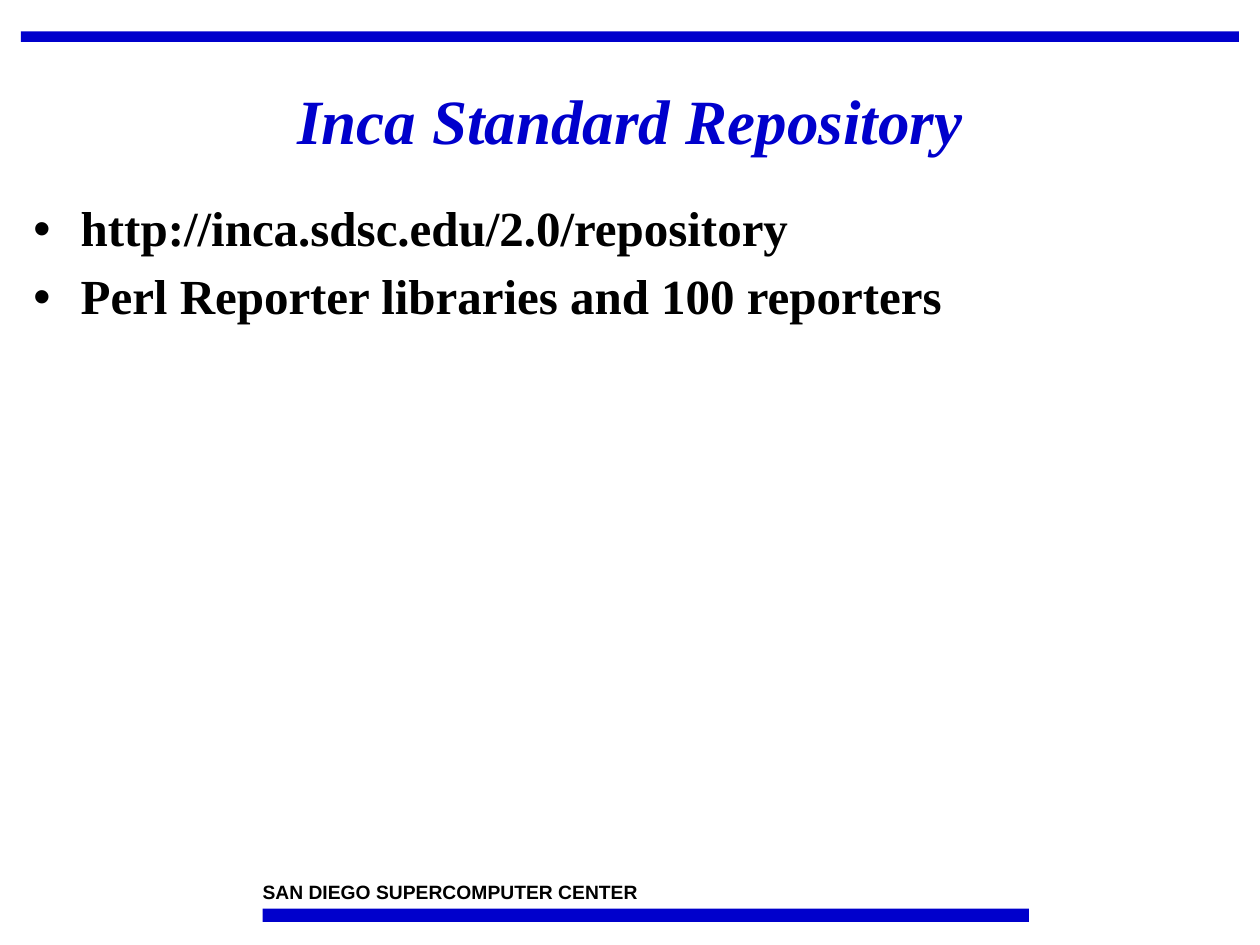
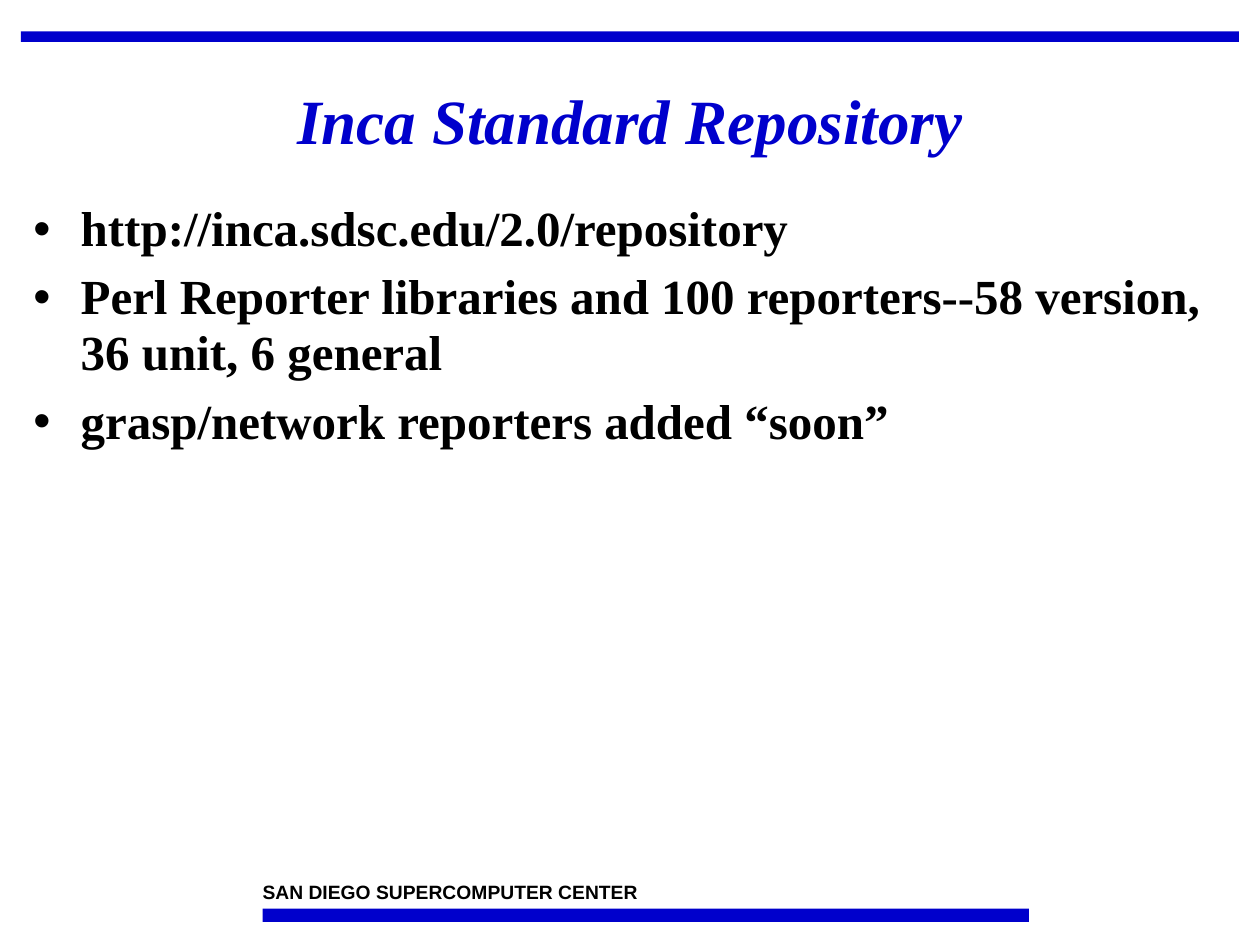
Before and after one commit to IncaProject/inca-xsede, a slide deck: slide 27 of talks/feb-06-workshop/incaReporters.ppt. Drawn at 1260x945 pixels with LibreOffice and Linux fonts; fonts in the diff are those of the drawing; background and template pictures are left out. Boxes give left, top, right and bottom in pixels: in the first picture for what was removed or moved away, otherwise in the second. Text is boxed around its words. In the diff, an @@ line names an element or a change of style, - is before the commit and + after.

```diff
--- a/talks/feb-06-workshop/incaReporters.ppt
+++ b/talks/feb-06-workshop/incaReporters.ppt
@@ text at [81, 280, 1199, 448]: text changed @@
-• Perl Reporter libraries and 100 reporters
+• Perl Reporter libraries and 100 reporters--58 version, 36 unit, 6 general
+• grasp/network reporters added “soon”
```
Also in this commit, not shown: 8 other slides changed, 1 slide added, 1 other file.
